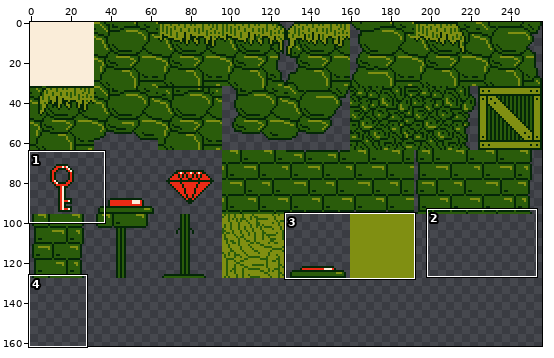
Sprite sheet, stored at src/img/green.png. Above: a wide view before the commit, with the close-up outlined.
Close-up. Before the commit:
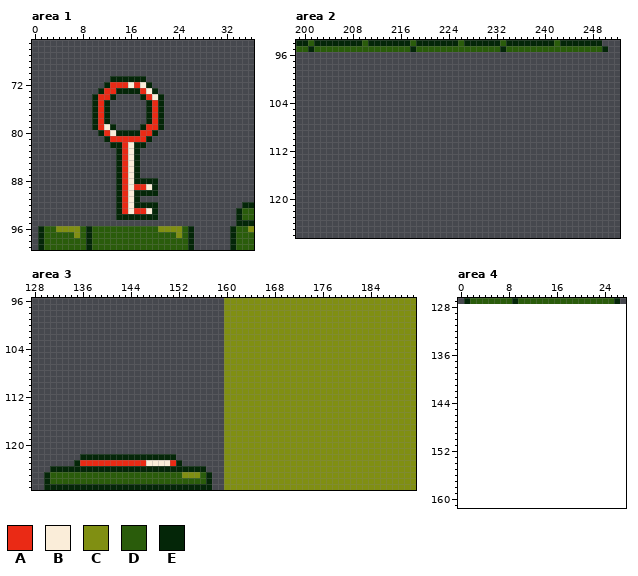
The file is 256x128 pixels. Shown: area 1: x 0..36, y 65..99; area 2: x 199..252, y 94..126; area 3: x 128..191, y 96..127; area 4: x 0..27, y 127..161. The old version is drawn lined up with the new one, on the new canvas. The wide view leaves out empty margins.
Palette (. is transparent): A #ea2a15  B #faedd9  C #808f12  D #2a5c0b  E #042608
Pixels before, area 1, first column x 1:
 71 ............EEEEEE..................
 72 ...........EAAABABE.................
 73 ..........EAAEEEEABE................
 74 .........EAAE....EABE...............
 75 .........EAE......EAE...............
 76 .........EAE......EAE...............
 77 .........EAE......EAE...............
 78 .........EAE......EAE...............
 79 .........EABE....EAAE...............
 80 ..........EABEEEEAAE................
 81 ...........EAAAAAAE.................
 82 ............EEABEE..................
 83 .............EABE...................
 84 .............EABE...................
 85 .............EABE...................
 86 .............EABE...................
 87 .............EABE...................
 88 .............EABEEEE................
 89 .............EABAABE................
 90 .............EABEEEE................
 91 .............EABE...................
 92 .............EABEEEE..............EE
 93 .............EABAABE.............EDD
 94 .............EEEEEEE.............EDD
 95 .................................EEE
 96 EDDCCCCDEDDDDDDDDDDDCCCCDE......EDDC
 97 EDDDDDCDEDDDDDDDDDDDDDDCDE......EDDD
 98 EDDDDDDDEDDDDDDDDDDDDDDDDE......EDDD
 99 EDDDDDDDEDDDDDDDDDDDDDDDDE......EDDD
Pixels before, area 2, first column x 199:
94 EEDEEEEEEEEDEEEEEEEDEEEEEEEDEEEEEEDEEEEEEEEDEEEEEEE.
95 DDEDDDDDDDDDDDDDDDDEDDDDDDDDDDDDDDEDDDDDDDDDDDDDDDDE
Pixels before, area 3, first column x 130:
 96 ..............................CCCCCCCCCCCCCCCCCCCCCCCCCCCCCCCC
 97 ..............................CCCCCCCCCCCCCCCCCCCCCCCCCCCCCCCC
 98 ..............................CCCCCCCCCCCCCCCCCCCCCCCCCCCCCCCC
 99 ..............................CCCCCCCCCCCCCCCCCCCCCCCCCCCCCCCC
100 ..............................CCCCCCCCCCCCCCCCCCCCCCCCCCCCCCCC
101 ..............................CCCCCCCCCCCCCCCCCCCCCCCCCCCCCCCC
102 ..............................CCCCCCCCCCCCCCCCCCCCCCCCCCCCCCCC
103 ..............................CCCCCCCCCCCCCCCCCCCCCCCCCCCCCCCC
104 ..............................CCCCCCCCCCCCCCCCCCCCCCCCCCCCCCCC
105 ..............................CCCCCCCCCCCCCCCCCCCCCCCCCCCCCCCC
106 ..............................CCCCCCCCCCCCCCCCCCCCCCCCCCCCCCCC
107 ..............................CCCCCCCCCCCCCCCCCCCCCCCCCCCCCCCC
108 ..............................CCCCCCCCCCCCCCCCCCCCCCCCCCCCCCCC
109 ..............................CCCCCCCCCCCCCCCCCCCCCCCCCCCCCCCC
110 ..............................CCCCCCCCCCCCCCCCCCCCCCCCCCCCCCCC
111 ..............................CCCCCCCCCCCCCCCCCCCCCCCCCCCCCCCC
112 ..............................CCCCCCCCCCCCCCCCCCCCCCCCCCCCCCCC
113 ..............................CCCCCCCCCCCCCCCCCCCCCCCCCCCCCCCC
114 ..............................CCCCCCCCCCCCCCCCCCCCCCCCCCCCCCCC
115 ..............................CCCCCCCCCCCCCCCCCCCCCCCCCCCCCCCC
116 ..............................CCCCCCCCCCCCCCCCCCCCCCCCCCCCCCCC
117 ..............................CCCCCCCCCCCCCCCCCCCCCCCCCCCCCCCC
118 ..............................CCCCCCCCCCCCCCCCCCCCCCCCCCCCCCCC
119 ..............................CCCCCCCCCCCCCCCCCCCCCCCCCCCCCCCC
120 ..............................CCCCCCCCCCCCCCCCCCCCCCCCCCCCCCCC
121 ..............................CCCCCCCCCCCCCCCCCCCCCCCCCCCCCCCC
122 ......EEEEEEEEEEEEEEEE........CCCCCCCCCCCCCCCCCCCCCCCCCCCCCCCC
123 .....EAAAAAAAAAAABBBBAE.......CCCCCCCCCCCCCCCCCCCCCCCCCCCCCCCC
124 .EEEEEEEEEEEEEEEEEEEEEEEEEE...CCCCCCCCCCCCCCCCCCCCCCCCCCCCCCCC
125 EDDDDDDDDDDDDDDDDDDDDDDCCCDE..CCCCCCCCCCCCCCCCCCCCCCCCCCCCCCCC
126 EDDDDDDDDDDDDDDDDDDDDDDDDDDE..CCCCCCCCCCCCCCCCCCCCCCCCCCCCCCCC
127 EEEEEEEEEEEEEEEEEEEEEEEEEEEE..CCCCCCCCCCCCCCCCCCCCCCCCCCCCCCCC
Pixels before, area 4, first column x 1:
127 EDDDDDDDEDDDDDDDDDDDDDDDDE
New version:
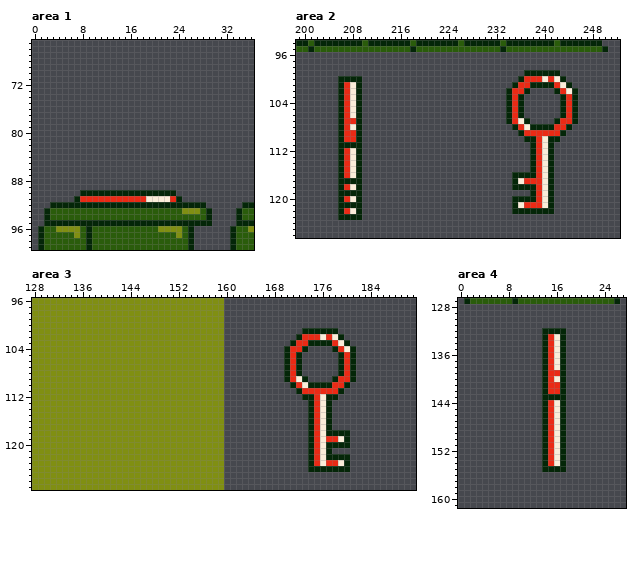
Message: animated tiles
The exact change:
canvas 256x128 -> 256x256
Changed rows in their new state; - is an unchanged pixel.
Area 1:
first column x 2:
 71 -----------......-----------
 72 ----------........----------
 73 ---------..........---------
 74 --------....----....--------
 75 --------...------...--------
 76 --------...------...--------
 77 --------...------...--------
 78 --------...------...--------
 79 --------....----....--------
 80 ---------..........---------
 81 ----------........----------
 82 -----------......-----------
 83 ------------....------------
 84 ------------....------------
 85 ------------....------------
 86 ------------....------------
 87 ------------....------------
 88 ------------.......---------
 89 ------------.......---------
 90 ------EEEEEE-EE----EEE------
 91 -----EAAAAAAA-AAABBBBAE-----
 92 -EEEEEEEEEEE-EE----EEEEEEEE-
 93 EDDDDDDDDDDDDDDDDDDDDDDCCCDE
 94 EDDDDDDDDDDDDDDDDDDDDDDDDDDE
 95 EEEEEEEEEEEEEEEEEEEEEEEEEEEE
Area 2:
first column x 206:
 99 -------------------------------EEEEEE---
100 EEEE--------------------------EAAABABE--
101 EABE-------------------------EAAEEEEABE-
102 EABE------------------------EAAE----EABE
103 EABE------------------------EAE------EAE
104 EABE------------------------EAE------EAE
105 EABE------------------------EAE------EAE
106 EABE------------------------EAE------EAE
107 EAAE------------------------EABE----EAAE
108 EABE-------------------------EABEEEEAAE-
109 EAAE--------------------------EAAAAAAE--
110 EAAE---------------------------EEABEE---
111 EEEE----------------------------EABE----
112 EABE----------------------------EABE----
113 EABE----------------------------EABE----
114 EABE----------------------------EABE----
115 EABE----------------------------EABE----
116 EABE-------------------------EEEEABE----
117 EEEE-------------------------EBAAABE----
118 EABE-------------------------EEEEABE----
119 EEEE----------------------------EABE----
120 EABE-------------------------EEEEABE----
121 EEEE-------------------------EBAAABE----
122 EABE-------------------------EEEEEEE----
123 EEEE------------------------------------
Area 3:
first column x 128:
 96 CCCCCCCCCCCCCCCCCCCCCCCCCCCCCCCC................................
 97 CCCCCCCCCCCCCCCCCCCCCCCCCCCCCCCC................................
 98 CCCCCCCCCCCCCCCCCCCCCCCCCCCCCCCC................................
 99 CCCCCCCCCCCCCCCCCCCCCCCCCCCCCCCC................................
100 CCCCCCCCCCCCCCCCCCCCCCCCCCCCCCCC................................
101 CCCCCCCCCCCCCCCCCCCCCCCCCCCCCCCC.............EEEEEE.............
102 CCCCCCCCCCCCCCCCCCCCCCCCCCCCCCCC............EAAABABE............
103 CCCCCCCCCCCCCCCCCCCCCCCCCCCCCCCC...........EAAEEEEABE...........
104 CCCCCCCCCCCCCCCCCCCCCCCCCCCCCCCC..........EAAE....EABE..........
105 CCCCCCCCCCCCCCCCCCCCCCCCCCCCCCCC..........EAE......EAE..........
106 CCCCCCCCCCCCCCCCCCCCCCCCCCCCCCCC..........EAE......EAE..........
107 CCCCCCCCCCCCCCCCCCCCCCCCCCCCCCCC..........EAE......EAE..........
108 CCCCCCCCCCCCCCCCCCCCCCCCCCCCCCCC..........EAE......EAE..........
109 CCCCCCCCCCCCCCCCCCCCCCCCCCCCCCCC..........EABE....EAAE..........
110 CCCCCCCCCCCCCCCCCCCCCCCCCCCCCCCC...........EABEEEEAAE...........
111 CCCCCCCCCCCCCCCCCCCCCCCCCCCCCCCC............EAAAAAAE............
112 CCCCCCCCCCCCCCCCCCCCCCCCCCCCCCCC.............EEABEE.............
113 CCCCCCCCCCCCCCCCCCCCCCCCCCCCCCCC..............EABE..............
114 CCCCCCCCCCCCCCCCCCCCCCCCCCCCCCCC..............EABE..............
115 CCCCCCCCCCCCCCCCCCCCCCCCCCCCCCCC..............EABE..............
116 CCCCCCCCCCCCCCCCCCCCCCCCCCCCCCCC..............EABE..............
117 CCCCCCCCCCCCCCCCCCCCCCCCCCCCCCCC..............EABE..............
118 CCCCCCCCCCCCCCCCCCCCCCCCCCCCCCCC..............EABEEEE...........
119 CCCCCCCCCCCCCCCCCCCCCCCCCCCCCCCC..............EABAABE...........
120 CCCCCCCCCCCCCCCCCCCCCCCCCCCCCCCC..............EABEEEE...........
121 CCCCCCCCCCCCCCCCCCCCCCCCCCCCCCCC..............EABE..............
122 CCCCCCCCCCCCCCCCCCCCCCCCCCCCCCCC..............EABEEEE...........
123 CCCCCCCCCCCCCCCCCCCCCCCCCCCCCCCC..............EABAABE...........
124 CCCCCCCCCCCCCCCCCCCCCCCCCCCCCCCC..............EEEEEEE...........
125 CCCCCCCCCCCCCCCCCCCCCCCCC---CCCC................................
126 CCCCCCCCCCCCCCCCCCCCCCCCCCCCCCCC................................
127 CCCCCCCCCCCCCCCCCCCCCCCCCCCCCCCC................................
Area 4:
first column x 14:
132 EEEE
133 EABE
134 EABE
135 EABE
136 EABE
137 EABE
138 EABE
139 EAAE
140 EABE
141 EAAE
142 EAAE
143 EEEE
144 EABE
145 EABE
146 EABE
147 EABE
148 EABE
149 EABE
150 EABE
151 EABE
152 EABE
153 EABE
154 EABE
155 EEEE
